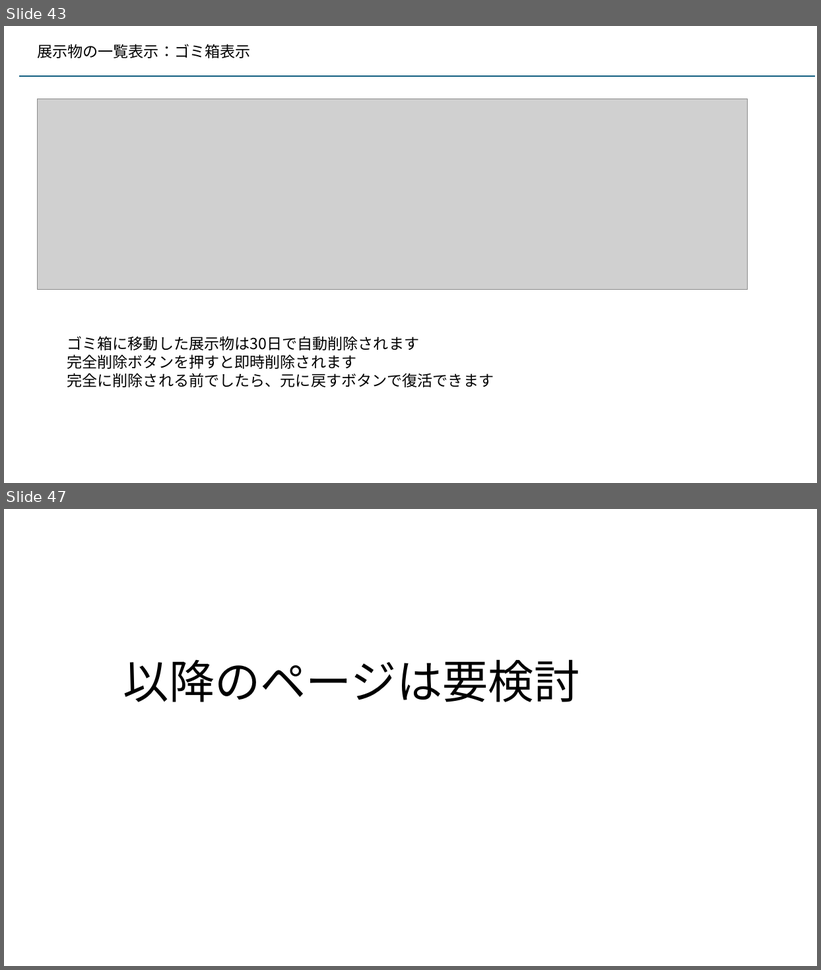
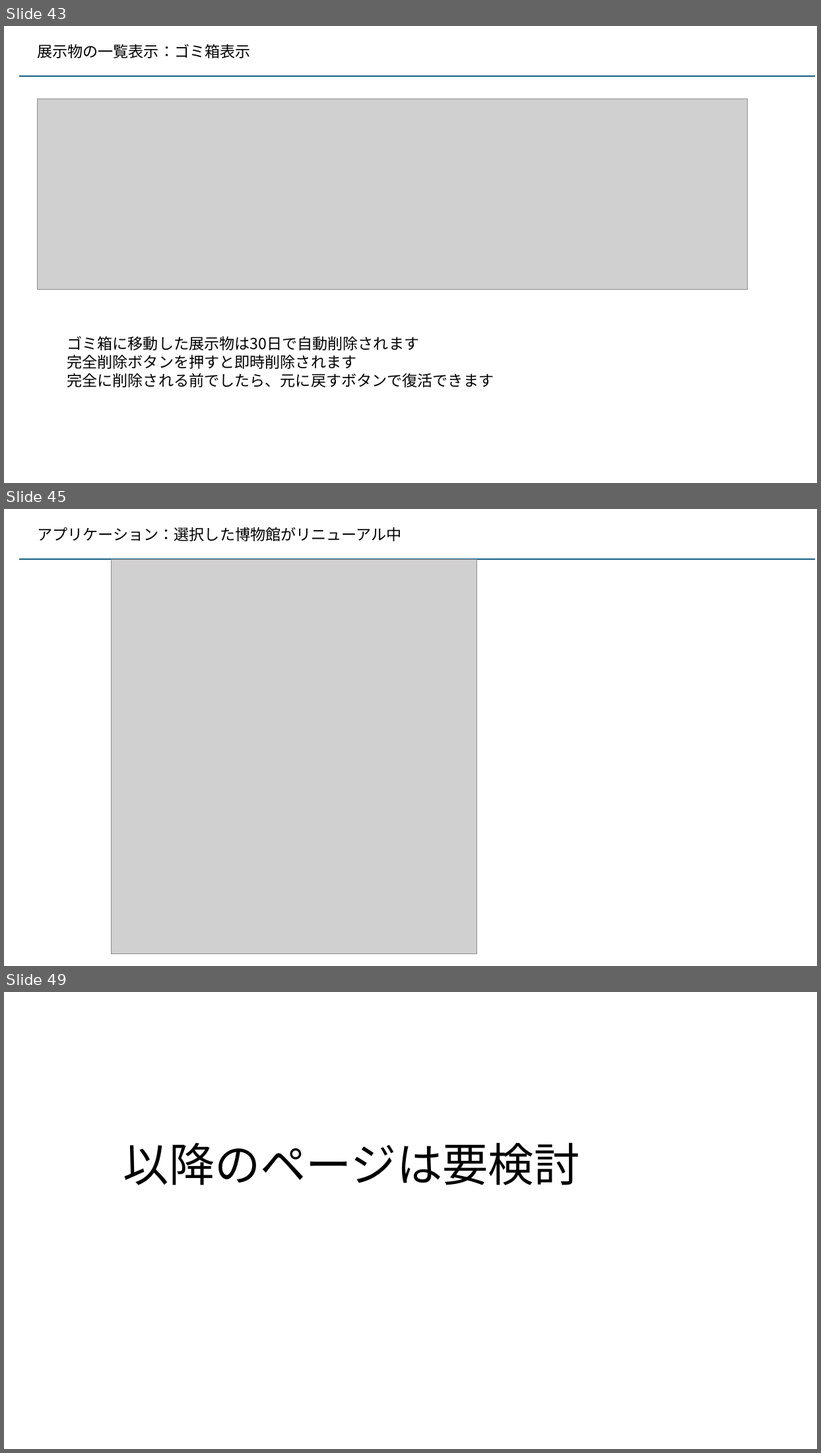
Before and after one commit to kaze-lab/museum_app_proj, a slide deck: 展示物アプリ仕様.pptx. Shown one above the other, each under a label of ours: slides 43 and 47 before the commit, slides 43, 45 and 49 after it; the slides between them are not shown. The pictures are 821x970 and 821x1453 pixels, drawn with LibreOffice and Linux fonts; fonts in the diff are those of the drawing; grey boxes stand for pictures. Boxes give left, top, right and bottom in pixels: in the first picture for what was removed or moved away, otherwise in the second. Text is boxed around its words. In the diff, an @@ line names an element or a change of style, - is before the commit and + after.

```diff
--- a/展示物アプリ仕様.pptx
+++ b/展示物アプリ仕様.pptx
@@ slide 45 added at <box>4,509,817,966</box>, background #FFFFFF @@
@@ text added at <box>37,527,402,541</box>, 18 pt, text #000000 @@
+アプリケーション：選択した博物館がリニューアル中
@@ line added from (19, 560) to (815, 560), #156082 1.5 pt @@
@@ picture added at <box>111,560,477,955</box> @@
@@ what was slide 47 is now slide 49 @@
```
Also in this commit, not shown: 1 other slide added, 3 other files.
